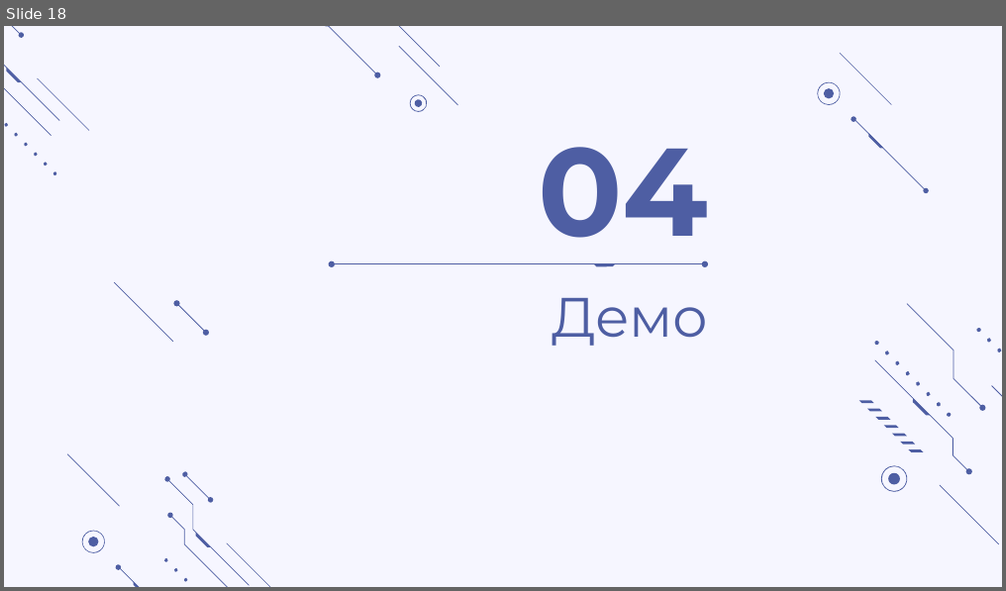
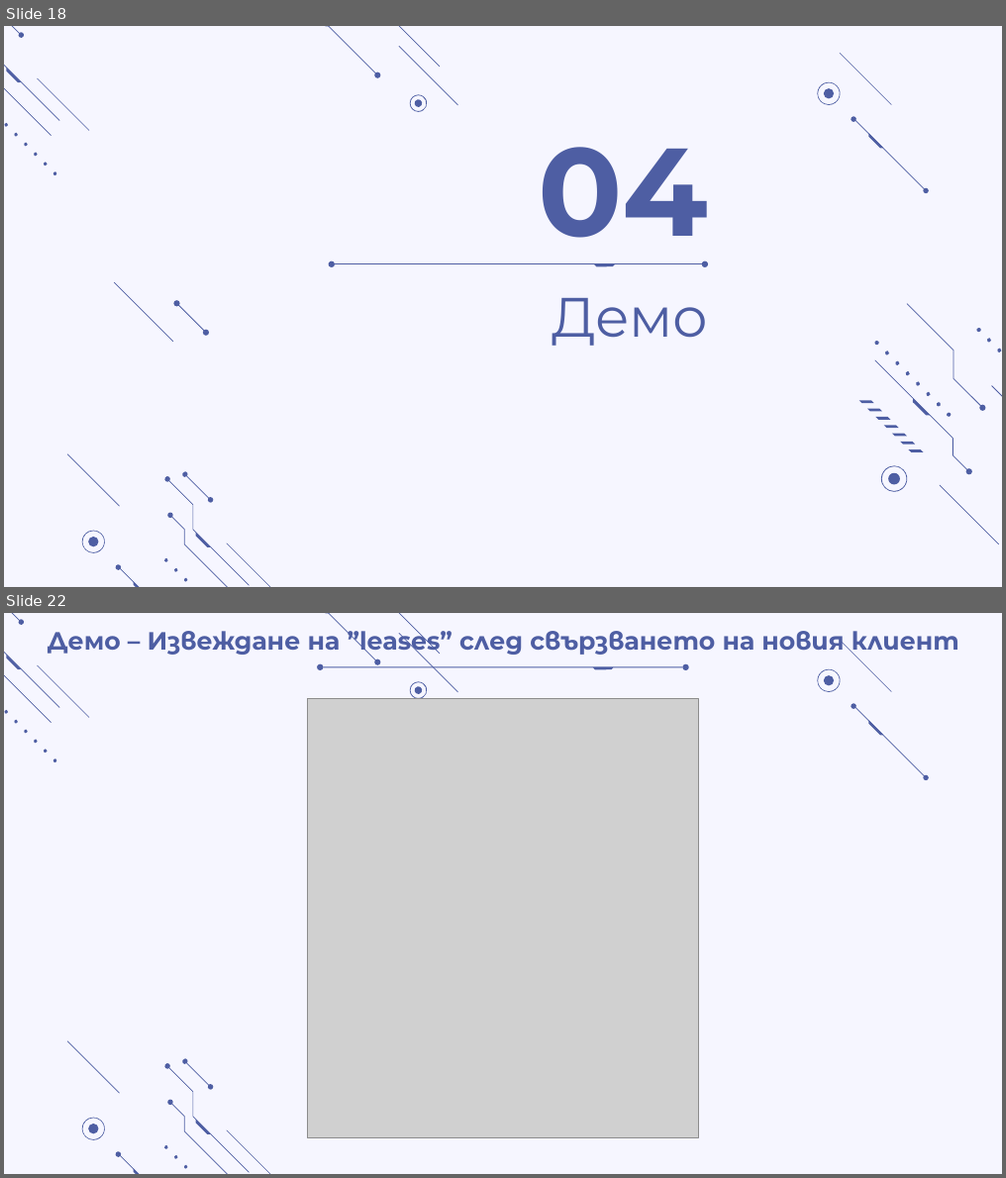
Before and after one commit to ogi02/DHCP-Server-Installation, a slide deck: DHCP Server Configuration.pptx. Shown one above the other, each under a label of ours: slide 18 before the commit, slides 18 and 22 after it; the slides between them are not shown. The pictures are 1006x591 and 1006x1178 pixels, drawn with LibreOffice and Linux fonts; fonts in the diff are those of the drawing; grey boxes stand for pictures. Boxes give left, top, right and bottom in pixels: in the first picture for what was removed or moved away, otherwise in the second. Text is boxed around its words. In the diff, an @@ line names an element or a change of style, - is before the commit and + after.

```diff
--- a/DHCP Server Configuration.pptx
+++ b/DHCP Server Configuration.pptx
@@ slide 22 added at (x1=4, y1=613, x2=1002, y2=1174), background #F6F6FF; not listed: 39 template elements that a slide beside it also shows @@
@@ title added at (x1=48, y1=626, x2=959, y2=657), 18 pt, text #4E5EA3, bold @@
+Демо – Извеждане на ”leases” след свързването на новия клиент
@@ group added at (x1=318, y1=657, x2=688, y2=678): 2 ellipses, 1 freeform shape, 1 line @@
@@ picture added at (x1=307, y1=699, x2=698, y2=1139) @@
```
Also in this commit, not shown: 1 slide changed, 3 other slides added, 4 slides removed.
